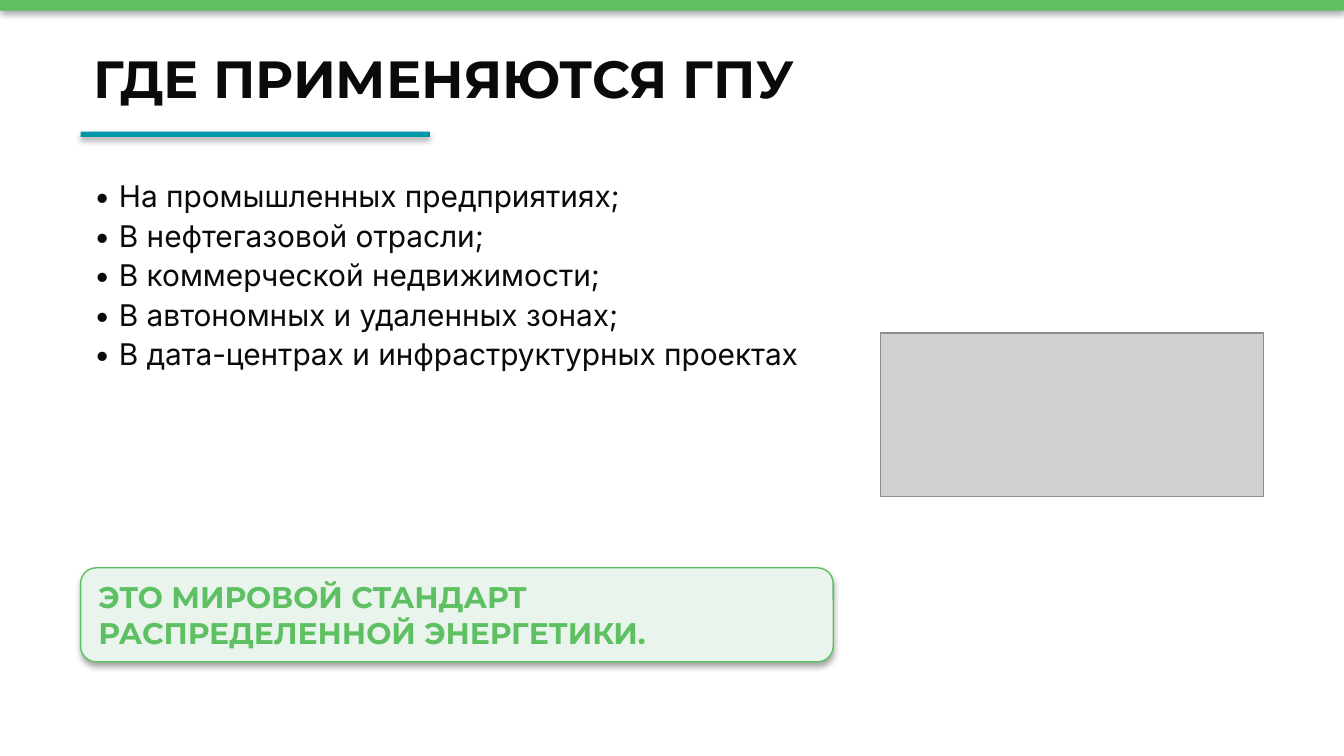
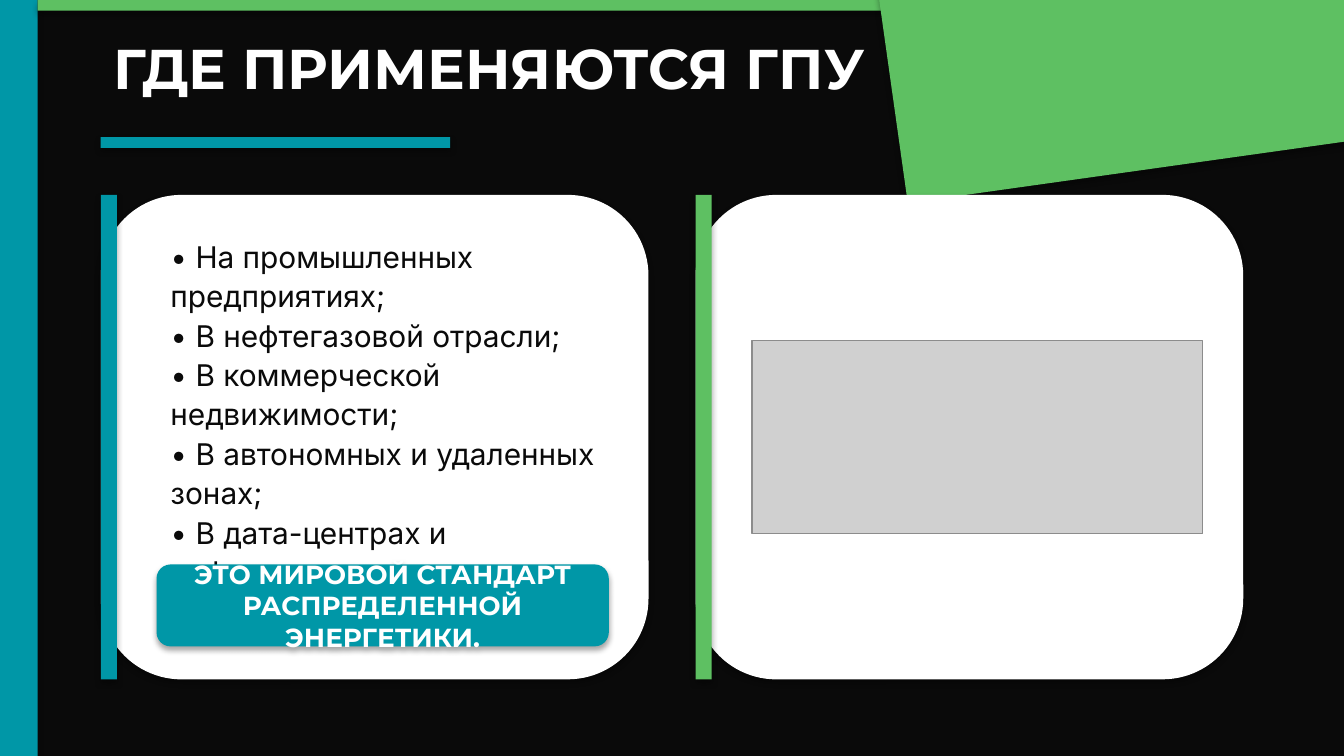
Before and after one commit to Machibo/remote, a slide deck: slide 14 of output/redesign.pptx. Drawn at 1344x756 pixels with LibreOffice and Linux fonts; fonts in the diff are those of the drawing; grey boxes stand for pictures. Boxes give left, top, right and bottom in pixels: in the first picture for what was removed or moved away, otherwise in the second. Text is boxed around its words. In the diff, an @@ line names an element or a change of style, - is before the commit and + after.

```diff
--- a/output/redesign.pptx
+++ b/output/redesign.pptx
@@ rectangle added at bbox=[0, 0, 1344, 755], fill #0A0A0A @@
@@ rectangle added at bbox=[0, 0, 38, 755], fill #0097A7 @@
@@ rectangle: place and size @@
-rectangle at bbox=[0, 0, 1344, 11]
+rectangle at bbox=[38, 0, 1344, 11]
@@ text "ГДЕ ПРИМЕНЯЮТСЯ ГПУ": place and size @@
-text "ГДЕ ПРИМЕНЯЮТСЯ ГПУ" at bbox=[94, 60, 794, 106]
+text "ГДЕ ПРИМЕНЯЮТСЯ ГПУ" at bbox=[114, 49, 865, 97]
@@ text "ГДЕ ПРИМЕНЯЮТСЯ ГПУ" at bbox=[114, 49, 865, 97]: size 28 to 30 pt, text colour #0A0A0A to #FFFFFF; line spacing 1.1 to 1 @@
@@ rectangle added at bbox=[872, 0, 1344, 203], fill #5EC062 @@
@@ rectangle: place and size @@
-rectangle at bbox=[81, 132, 430, 137]
+rectangle at bbox=[101, 137, 450, 148]
@@ rounded rectangle added at bbox=[101, 195, 649, 679], fill #FFFFFF @@
@@ rectangle added at bbox=[101, 195, 117, 679], fill #0097A7 @@
@@ rounded rectangle added at bbox=[695, 195, 1243, 679], fill #FFFFFF @@
@@ rectangle added at bbox=[695, 195, 711, 679], fill #5EC062 @@
@@ text "• На промышленных предприятиях;" rewrapped from bbox=[119, 185, 798, 372] to bbox=[170, 246, 594, 590] @@
@@ picture: place and size @@
-picture at bbox=[880, 333, 1263, 497]
+picture at bbox=[751, 340, 1202, 534]
@@ rounded rectangle "ЭТО МИРОВОЙ СТАНДАРТ РАСПРЕДЕЛЕННОЙ ЭНЕРГЕТИКИ.": place and size @@
-rounded rectangle "ЭТО МИРОВОЙ СТАНДАРТ РАСПРЕДЕЛЕННОЙ ЭНЕРГЕТИКИ." at bbox=[81, 567, 833, 661]
+rounded rectangle "ЭТО МИРОВОЙ СТАНДАРТ РАСПРЕДЕЛЕННОЙ ЭНЕРГЕТИКИ." at bbox=[157, 566, 607, 646]
@@ rounded rectangle "ЭТО МИРОВОЙ СТАНДАРТ РАСПРЕДЕЛЕННОЙ ЭНЕРГЕТИКИ." at bbox=[157, 566, 607, 646]: size 16 to 14 pt, text colour #5EC062 to #FFFFFF; alignment left to centre; fill #E8F4EC to #0097A7; outline #5EC062 0.75 pt to #0097A7 0.75 pt @@
```
Also in this commit, not shown: 19 other slides changed, 1 other file.
